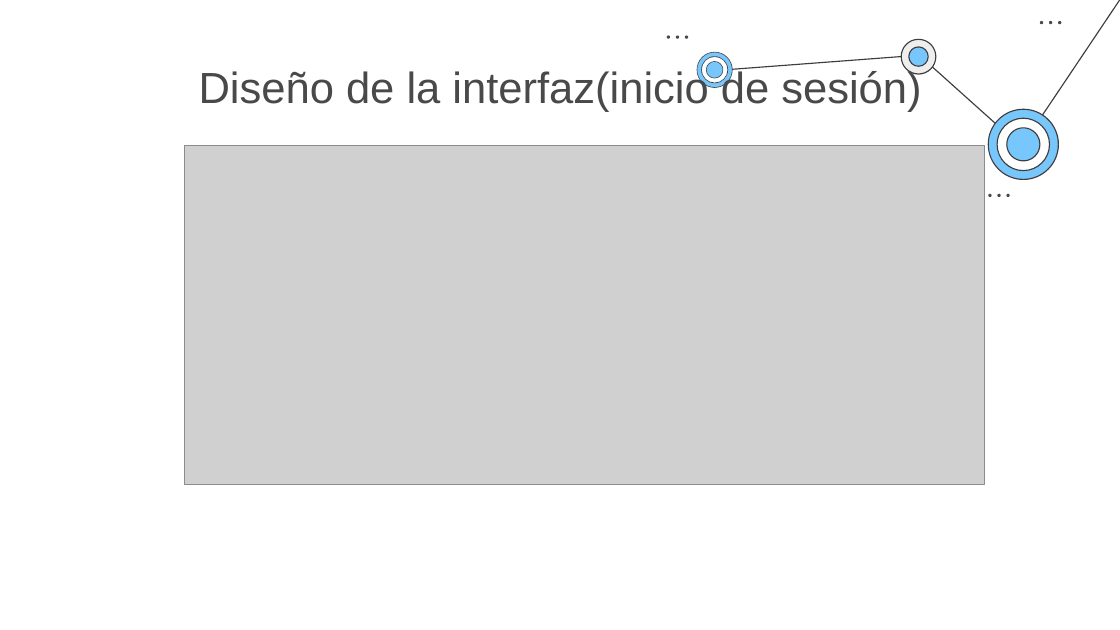
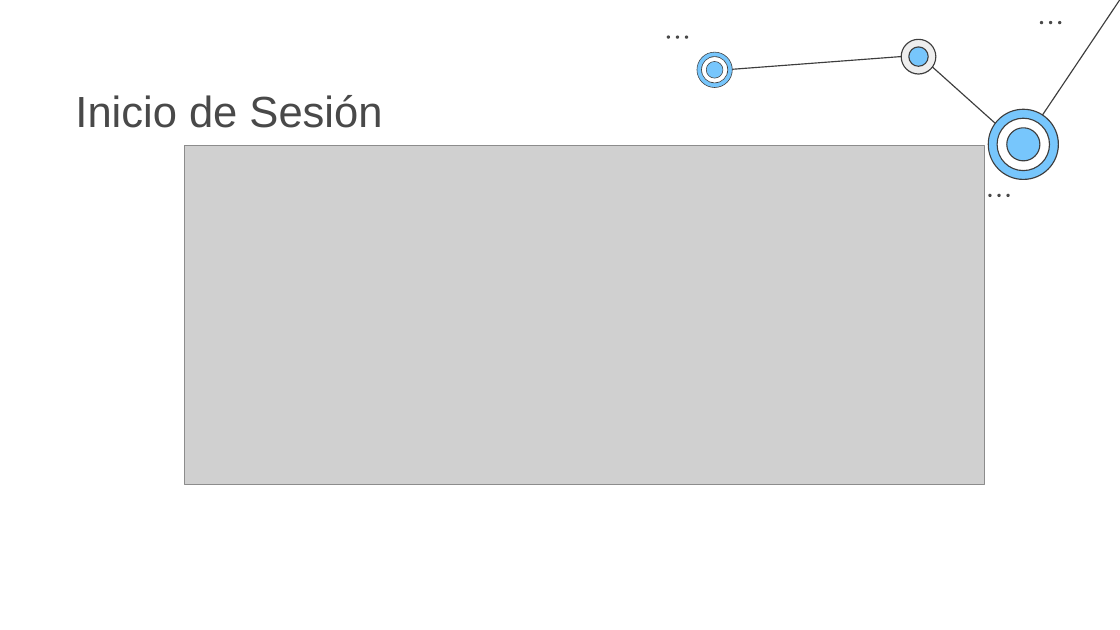
Before and after one commit to elias-gill-UNA/Compartido, a slide deck: slide 12 of parcial2/PresentacionSegundoParcial.pptx (slide 13 before the commit). Drawn at 1120x630 pixels with LibreOffice and Linux fonts; fonts in the diff are those of the drawing; grey boxes stand for pictures. Boxes give left, top, right and bottom in pixels: in the first picture for what was removed or moved away, otherwise in the second. Text is boxed around its words. In the diff, an @@ line names an element or a change of style, - is before the commit and + after.

```diff
--- a/parcial2/PresentacionSegundoParcial.pptx
+++ b/parcial2/PresentacionSegundoParcial.pptx
@@ text at <box>75,95,382,128</box>: text changed @@
-Diseño de la interfaz(inicio de sesión)
+Inicio de Sesión
```
Also in this commit, not shown: 14 other slides changed, 2 slides added, 2 slides removed, 12 other files.
